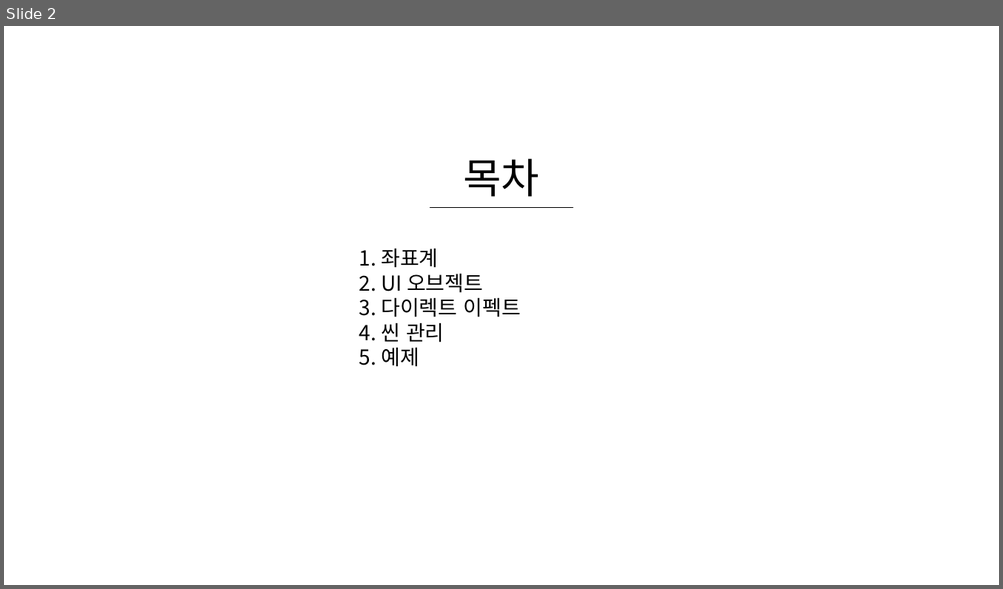
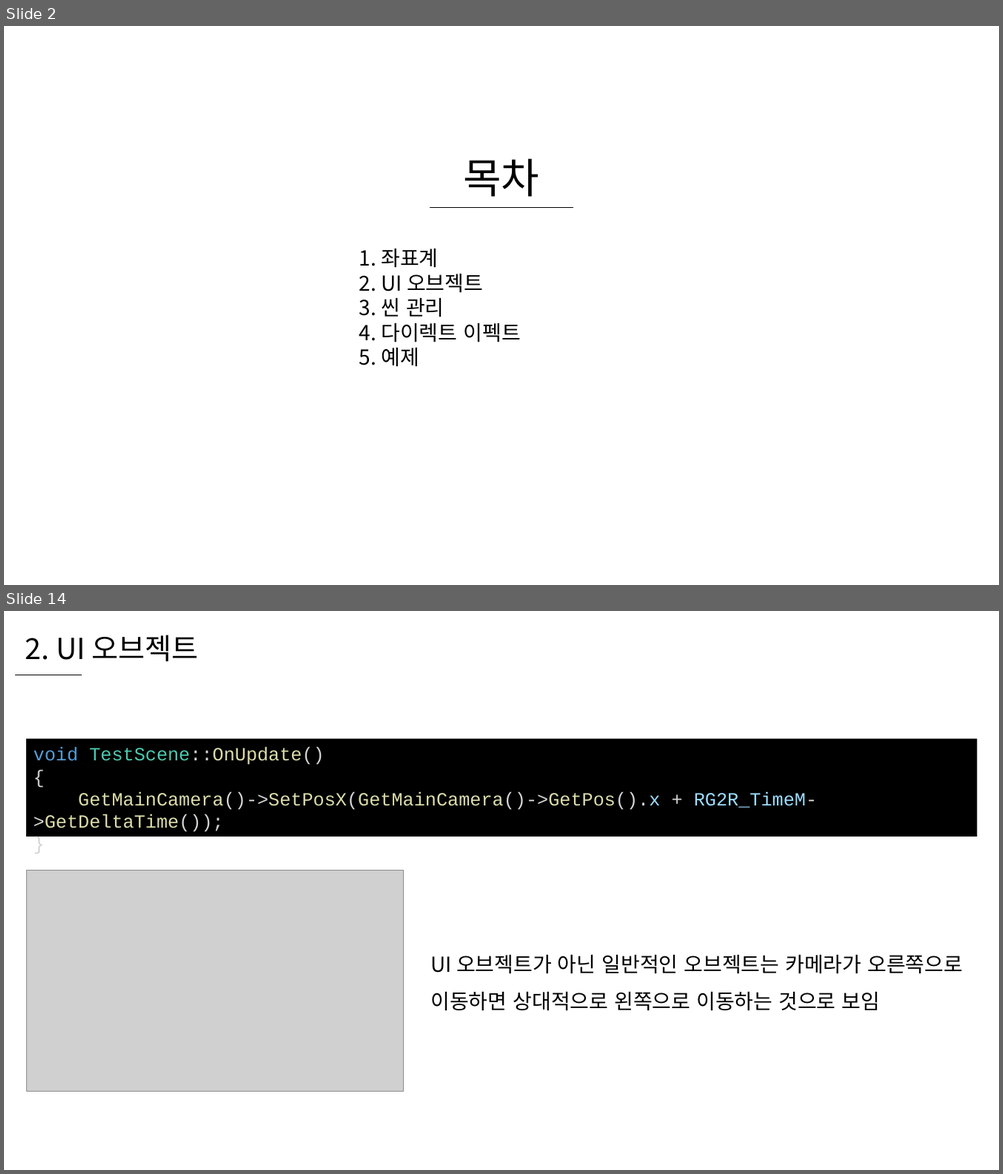
Before and after one commit to WooLyung/2021-RG-Lecture, a slide deck: 수업 자료/9 - RG 엔진 심화.pptx. Shown one above the other, each under a label of ours: slide 2 before the commit, slides 2 and 14 after it; the slides between them are not shown. The pictures are 1003x589 and 1003x1174 pixels, drawn with LibreOffice and Linux fonts; fonts in the diff are those of the drawing; grey boxes stand for pictures. Boxes give left, top, right and bottom in pixels: in the first picture for what was removed or moved away, otherwise in the second. Text is boxed around its words. In the diff, an @@ line names an element or a change of style, - is before the commit and + after.

```diff
--- a/수업 자료/9 - RG 엔진 심화.pptx
+++ b/수업 자료/9 - RG 엔진 심화.pptx
@@ slide 14 added at (x1=4, y1=611, x2=999, y2=1170), background #FFFFFF @@
@@ text added at (x1=25, y1=635, x2=199, y2=661), 28 pt, text #000000 @@
+2. UI 오브젝트
@@ line added from (14, 675) to (82, 675), #000000 0.5 pt @@
@@ rectangle added at (x1=26, y1=738, x2=977, y2=836), fill #000000, 18 pt, text #DCDCAA @@
+void TestScene::OnUpdate()
+{
+GetMainCamera()->SetPosX(GetMainCamera()->GetPos().x + RG2R_TimeM->GetDeltaTime());
+}
@@ picture added at (x1=26, y1=871, x2=403, y2=1092) @@
@@ text added at (x1=430, y1=954, x2=962, y2=1011), 20 pt, text #000000 @@
+UI 오브젝트가 아닌 일반적인 오브젝트는 카메라가 오른쪽으로
+이동하면 상대적으로 왼쪽으로 이동하는 것으로 보임
@@ slide 2 changed as well @@
@@ text at (x1=359, y1=298, x2=520, y2=343): text changed @@
-3. 다이렉트 이펙트
-4. 씬 관리
+3. 씬 관리
+4. 다이렉트 이펙트
```
Also in this commit, not shown: 1 other slide changed, 22 other slides added, 5 other files.
